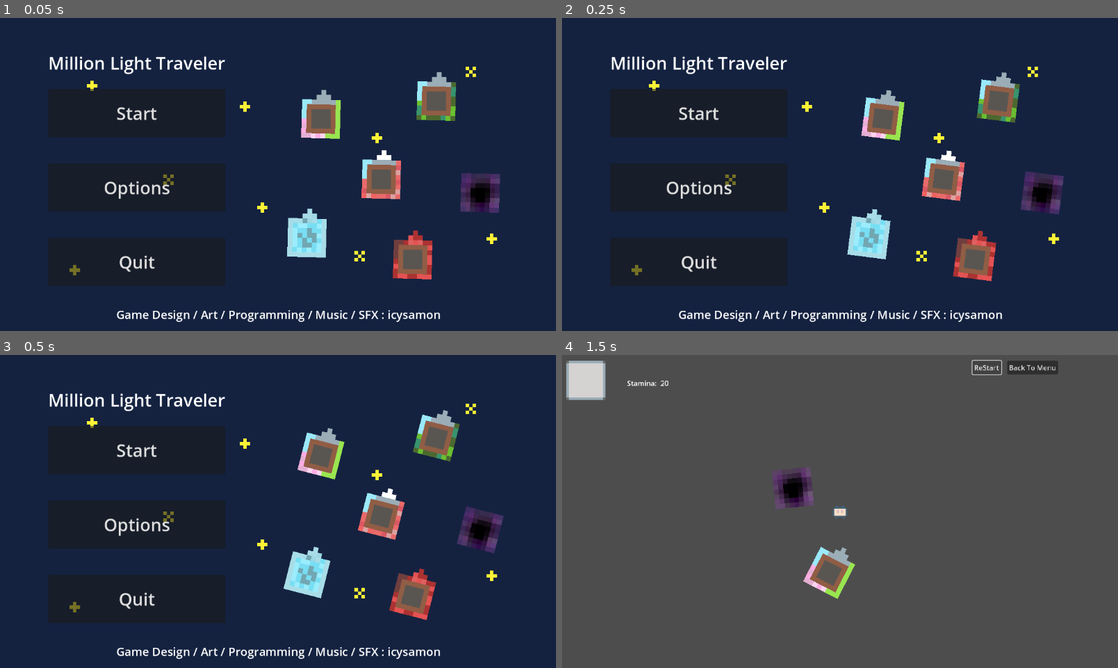
Above: before the commit, frames 1-4 (two rows, left to right).
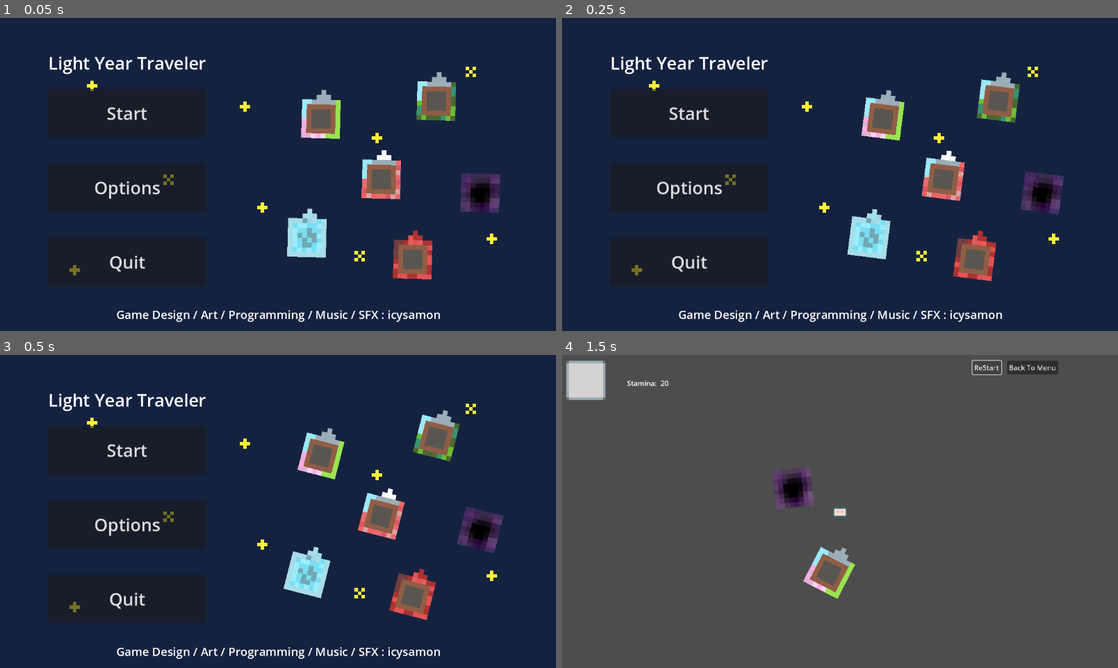
Above: after the commit, the same moments.

Repository: icysamon/LightYearsTraveler
Game: Godot game, scene res://scene/main/menu.tscn
Same seed, same stepped clock (60 frames per second), same inputs: the game is played once before the commit and once after it.
Inputs:
- Up to frame 1 (0.05 s): no input
- Up to frame 2 (0.25 s): no input
- Up to frame 3 (0.5 s): no input
- Up to frame 4 (1.5 s): click "Start" at 0.5 s; click "ReStart" at 1.25 s

The runs differ from the first frame. In frame 1, 1.4% of the frame differs, in the area x 9-41%, y 12-82%; in frame 2, 1.4%; in frame 3, 1.4%; in frame 4, nothing differs.

Commit message:
feat: add stamina

Diff:
--- a/project.godot
+++ b/project.godot
@@ -10,7 +10,7 @@
 
 [application]
 
-config/name="Million Light Traveler"
+config/name="Light Year Traveler"
 run/main_scene="res://scene/main/menu.tscn"
 config/features=PackedStringArray("4.2", "GL Compatibility")
 boot_splash/image="res://assets/godot_wild_jam/background.png"
--- a/scene/child/planet.tscn
+++ b/scene/child/planet.tscn
@@ -36,7 +36,11 @@
 wait_time = 5.0
 autostart = true
 
+[node name="TimerStamina" type="Timer" parent="."]
+autostart = true
+
 [connection signal="area_entered" from="Sprite2D/Area2D" to="." method="_on_area_2d_area_entered"]
 [connection signal="mouse_entered" from="Sprite2D/Area2D" to="." method="_on_mouse_entered"]
 [connection signal="mouse_exited" from="Sprite2D/Area2D" to="." method="_on_mouse_exited"]
 [connection signal="timeout" from="Timer" to="." method="_on_timer_timeout"]
+[connection signal="timeout" from="TimerStamina" to="." method="_on_timer_stamina_timeout"]
--- a/scene/main/menu.tscn
+++ b/scene/main/menu.tscn
@@ -110,7 +110,7 @@
 
 [node name="Label" type="Label" parent="MarginContainer/HBoxContainer/VBoxContainer/Title"]
 layout_mode = 2
-text = "Million Light Traveler"
+text = "Light Year Traveler"
 label_settings = SubResource("LabelSettings_yonf3")
 horizontal_alignment = 1
 
--- a/scripts/planet.gd
+++ b/scripts/planet.gd
@@ -27,6 +27,11 @@
 var status : String = "null"
 
 
+# area node
+var get_player : bool = false
+var player
+
+
 # Called when the node enters the scene tree for the first time.
 func _ready():
 	default_scale = scale
@@ -38,7 +43,6 @@
 		PLANET_WINTER: status = "winter"
 		PLANET_HELL0: status = "hello"
 		PLANET_BLACK_HOLE: status = "black_hole"
-
 
 
 func _physics_process(delta):
@@ -56,7 +60,9 @@
 
 
 func _on_area_2d_area_entered(area):
-	pass # Replace with function body.
+	# get player node
+	player = area.owner
+	get_player = true
 
 
 func _on_timer_timeout():
@@ -86,3 +92,17 @@
 				PLANET_HELL0: status = "hello"
 				PLANET_BLACK_HOLE: status = "black_hole"
 	pass # Replace with function body.
+
+
+func _on_timer_stamina_timeout():
+	if get_player:
+		match SPRITE2D.texture:
+			PLANET_SPRING:
+				player.stamina += 3
+			PLANET_SUMMER:
+				player.stamina += 2
+			PLANET_AUTUMN:
+				player.stamina += 1
+			PLANET_WINTER:
+				player.stamina += 0
+	pass # Replace with function body.
--- a/scripts/player.gd
+++ b/scripts/player.gd
@@ -1,6 +1,7 @@
 extends Node2D
 
 const SPEED = 50.0
+var stamina : int = 20
 
 func _physics_process(delta):
 	pass
--- a/scripts/ui.gd
+++ b/scripts/ui.gd
@@ -1,25 +1,23 @@
 extends Control
 
+
 @onready var STAMINA_STATUS = $StaminaSystem/MarginContainer/HBoxContainer/Label_Status
-var stamina : int = 20
-
-# Called when the node enters the scene tree for the first time.
-func _ready():
-	STAMINA_STATUS.text = str(stamina)
-	pass # Replace with function body.
+@onready var player = $"../.."
 
 
-# Called every frame. 'delta' is the elapsed time since the previous frame.
+func _ready():
+	STAMINA_STATUS.text = str(player.stamina)
+
+
 func _process(delta):
+	STAMINA_STATUS.text = str(player.stamina)
+
+
+func _on_timer_timeout():
+	if player.stamina > 0:
+		player.stamina -= 1
 	pass
 
 
-func _on_timer_timeout():
-	if stamina > 0:
-		stamina -= 1
-		STAMINA_STATUS.text = str(stamina)
-	pass # Replace with function body.
-
-
 func _on_area_2d_area_entered(area):
-	pass # Replace with function body.
+	pass
